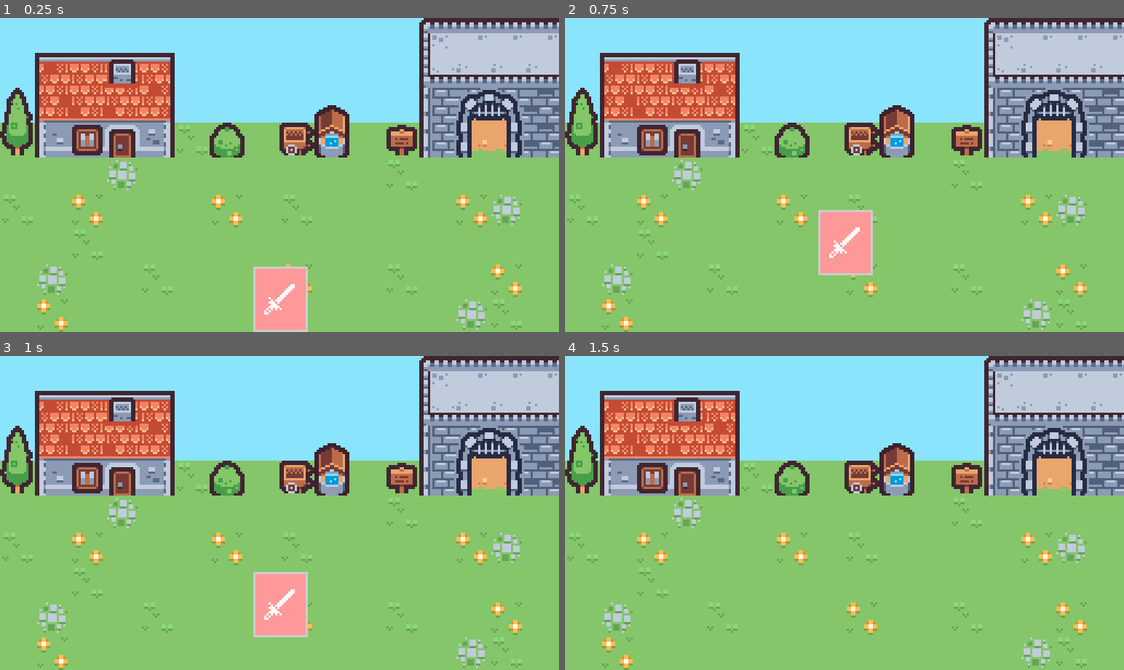
Above: before the commit, frames 1-4 (two rows, left to right).
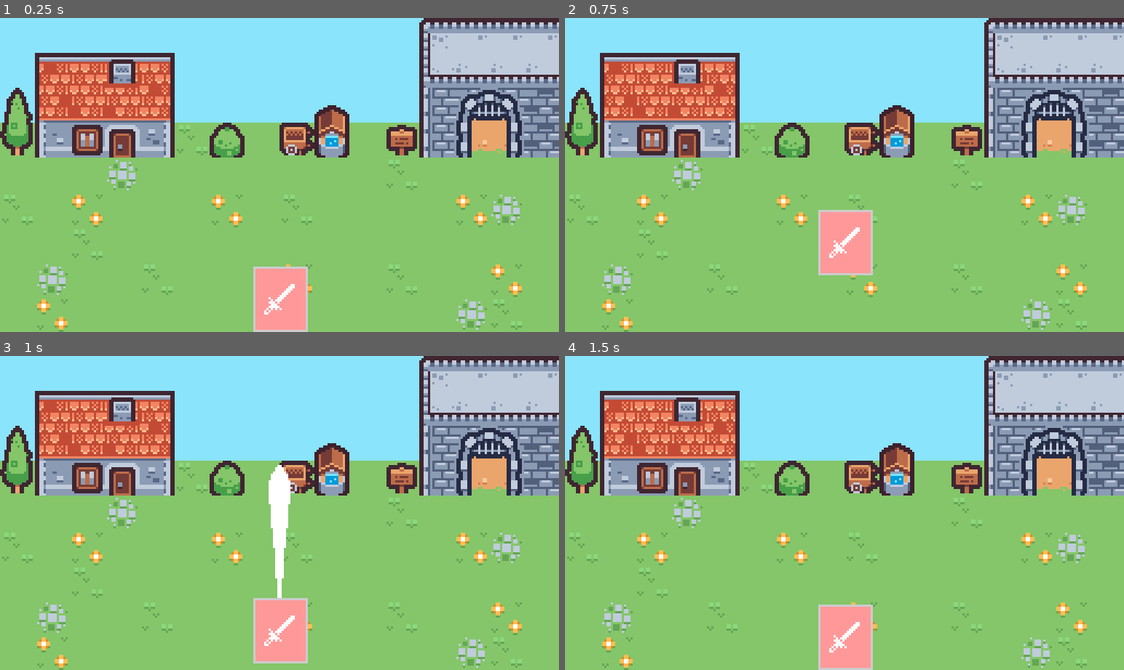
Above: after the commit, the same moments.

Repository: Tommi377/knightmage
Game: Godot game, scene res://game/game.tscn
Same seed, same stepped clock (60 frames per second), same inputs: the game is played once before the commit and once after it.
Inputs (mouse positions are in pixels of both pictures, inside the frame that each line leads up to):
- Up to frame 1 (0.25 s): no input
- Up to frame 2 (0.75 s): tap Enter at 0.5 s; drag from (844, 300) to (844, 127) at 0.52 s
- Up to frame 3 (1 s): no input
- Up to frame 4 (1.5 s): drag from (732, 528) to (844, 465) at 1.27 s

Frames 1-2 are identical in both runs. In frame 3, 2.8% of the frame differs, in the area x 45-56%, y 34-98%; in frame 4, 2.0%.

Commit message:
add aiming

Diff:
--- a/game/game.tscn
+++ b/game/game.tscn
@@ -8,7 +8,7 @@
 
 [node name="Battle" parent="." instance=ExtResource("1_h7iqs")]
 
-[node name="GameUI" type="CanvasLayer" parent="."]
+[node name="GameUI" type="CanvasLayer" parent="." groups=["ui_layer"]]
 
 [node name="Hand" type="HBoxContainer" parent="GameUI"]
 anchors_preset = 7
--- a/gui/card_ui/card_states/card_aiming_state.gd
+++ b/gui/card_ui/card_states/card_aiming_state.gd
@@ -6,11 +6,11 @@
 	return State.AIMING
 
 func enter() -> void:
-	var parent = card_ui.get_parent()
-	if parent is Control:
-		var offset := Vector2(parent.size.x / 2, -card_ui.size.y / 2)
+	if card_ui.init_parent:
+		print(card_ui.init_parent)
+		var offset := Vector2(card_ui.init_parent.size.x / 2, -card_ui.size.y * 1.1)
 		offset.x -= card_ui.size.x / 2
-		card_ui.animate_to_position(parent.global_position + offset, 0.2)
+		card_ui.animate_to_position(card_ui.init_parent.global_position + offset, 0.2)
 	else:
 		var new_pos := get_viewport().get_visible_rect().size * Vector2(0.5, 0.5)
 		card_ui.animate_to_position(new_pos, 0.2)
--- a/gui/card_ui/card_ui.gd
+++ b/gui/card_ui/card_ui.gd
@@ -11,6 +11,8 @@
 @onready var card_drop: Area2D = %CardDropAreaDetector
 @onready var card_state_machine: CardStateMachine = %CardStateMachine
 
+var init_parent: Node
+
 var drop_area: Area2D
 var tween: Tween
 var playable := true
@@ -19,6 +21,7 @@
 static func create_instance(parent: Node, card: Card) -> CardUI:
 	var instance := MY_SCENE.instantiate() as CardUI
 	instance.card = card
+	instance.init_parent = parent
 	parent.add_child(instance)
 	return instance
 
--- a/hand.gd
+++ b/hand.gd
@@ -7,4 +7,11 @@
 	add_card(_example_card)
 
 func add_card(card: Card) -> void:
-	CardUI.create_instance(self, card)
+	var card_ui := CardUI.create_instance(self, card)
+	card_ui.card_reparent.connect(_on_card_reparent)
+
+func _on_card_reparent(card_ui: CardUI) -> void:
+	card_ui.disabled = true
+	card_ui.reparent(self)
+	move_child.call_deferred(card_ui, -1)
+	card_ui.set_deferred("disabled", false)
--- a/project.godot
+++ b/project.godot
@@ -29,6 +29,10 @@
 window/size/window_height_override=720
 window/stretch/mode="viewport"
 
+[global_group]
+
+ui_layer=""
+
 [input]
 
 left_mouse={
@@ -46,6 +50,7 @@
 
 2d_physics/layer_1="card_layer"
 2d_physics/layer_2="drop_layer"
+2d_physics/layer_3="targettable"
 
 [rendering]
 
--- /dev/null
+++ b/systems/aim_target/aim_target.gd
@@ -0,0 +1,80 @@
+extends Node2D
+
+const ARC_POINTS := 8
+
+@onready var area_2d: Area2D = $Area2D
+@onready var card_arc: Line2D = $CanvasLayer/Line2D
+
+var current_card: CardUI
+var targeting := false
+
+func _ready() -> void:
+	area_2d.area_entered.connect(_on_area_2d_area_entered)
+	area_2d.area_exited.connect(_on_area_2d_area_exited)
+	Events.card.aim_start.connect(_on_card_aim_start)
+	Events.card.aim_end.connect(_on_card_aim_end)
+
+func _process(_delta: float) -> void:
+	if not targeting:
+		return
+
+	area_2d.position = get_local_mouse_position()
+	card_arc.points = _get_points()
+
+
+func _get_points() -> Array:
+	var points := []
+	var start := current_card.global_position
+	start.x += (current_card.size.x / 2)
+	var target := get_local_mouse_position()
+	var distance := (target - start)
+
+	for i in ARC_POINTS:
+		var t := (1.0 / ARC_POINTS) * i
+		var x := start.x + (distance.x / ARC_POINTS) * i
+		var y := start.y + ease_out_cubic(t) * distance.y
+		points.append(Vector2(x, y))
+
+	points.append(target)
+
+	return points
+
+
+func ease_out_cubic(number : float) -> float:
+	return 1.0 - pow(1.0 - number, 3.0)
+
+
+func _on_card_aim_start(card: CardUI) -> void:
+	if not card.card.is_single_targeted():
+		return
+
+	targeting = true
+	area_2d.monitoring = true
+	area_2d.monitorable = true
+	current_card = card
+
+
+func _on_card_aim_end(_card: CardUI) -> void:
+	targeting = false
+	card_arc.clear_points()
+	area_2d.position = Vector2.ZERO
+	area_2d.monitoring = false
+	area_2d.monitorable = false
+	current_card = null
+
+
+func _on_area_2d_area_entered(area: Area2D) -> void:
+	if not current_card or not targeting:
+		return
+
+	if not current_card.targets.has(area):
+		current_card.targets.append(area)
+		current_card.request_tooltip()
+
+
+func _on_area_2d_area_exited(area: Area2D) -> void:
+	if not current_card or not targeting:
+		return
+
+	current_card.targets.erase(area)
+	current_card.request_tooltip()
--- /dev/null
+++ b/systems/aim_target/aim_target.tscn
@@ -0,0 +1,26 @@
+[gd_scene load_steps=4 format=3 uid="uid://y7ns8y4emnix"]
+
+[ext_resource type="Script" uid="uid://c02lo3uv1ekrr" path="res://systems/aim_target/aim_target.gd" id="1_ga0sy"]
+
+[sub_resource type="RectangleShape2D" id="RectangleShape2D_v40hl"]
+size = Vector2(4, 4)
+
+[sub_resource type="Curve" id="Curve_v40hl"]
+_limits = [0.195338, 1.0, 0.0, 1.0]
+_data = [Vector2(0, 0.195338), 0.0, 0.0, 0, 0, Vector2(0.896552, 1), 0.0, 0.0, 0, 0, Vector2(1, 0.195338), 0.0, 0.0, 0, 0]
+point_count = 3
+
+[node name="AimTarget" type="Node2D"]
+script = ExtResource("1_ga0sy")
+
+[node name="Area2D" type="Area2D" parent="."]
+collision_mask = 4
+
+[node name="CollisionShape2D" type="CollisionShape2D" parent="Area2D"]
+shape = SubResource("RectangleShape2D_v40hl")
+
+[node name="CanvasLayer" type="CanvasLayer" parent="."]
+layer = 5
+
+[node name="Line2D" type="Line2D" parent="CanvasLayer"]
+width_curve = SubResource("Curve_v40hl")
--- a/systems/battle/battle.tscn
+++ b/systems/battle/battle.tscn
@@ -1,6 +1,7 @@
-[gd_scene load_steps=3 format=3 uid="uid://ro6va2mfvwe2"]
+[gd_scene load_steps=4 format=3 uid="uid://ro6va2mfvwe2"]
 
 [ext_resource type="Texture2D" uid="uid://bax2y8i6fpxe6" path="res://systems/battle/battle_fields.png" id="1_v40hl"]
+[ext_resource type="PackedScene" uid="uid://y7ns8y4emnix" path="res://systems/aim_target/aim_target.tscn" id="2_v40hl"]
 
 [sub_resource type="RectangleShape2D" id="RectangleShape2D_kujvl"]
 size = Vector2(256, 100)
@@ -19,3 +20,5 @@
 [node name="CollisionShape2D" type="CollisionShape2D" parent="CardDropArea"]
 position = Vector2(128, 50)
 shape = SubResource("RectangleShape2D_kujvl")
+
+[node name="AimTarget" parent="." instance=ExtResource("2_v40hl")]
Not shown, added: systems/aim_target/aim_target.gd.uid
